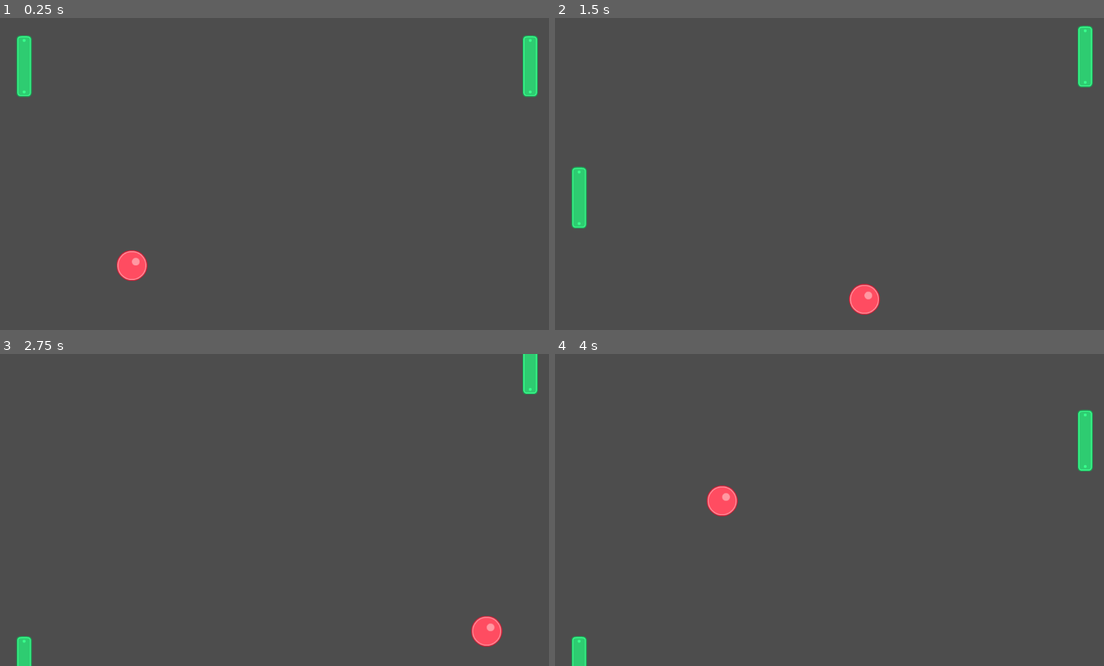
Above: before the commit, frames 1-4 (two rows, left to right).
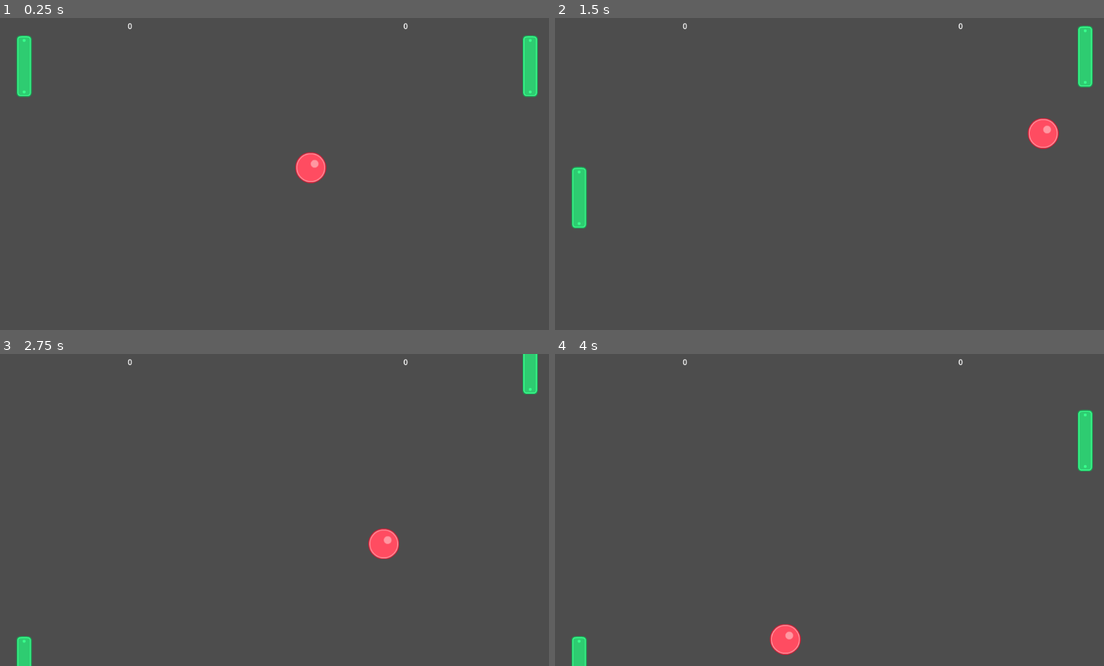
Above: after the commit, the same moments.

Repository: mgerhards/ponggd
Game: Godot game, scene res://pong.tscn
Two runs of this game, one before a commit and one after it. Both use one fixed random seed, a clock stepped at 60 frames per second and the inputs below.
Inputs:
- Up to frame 1 (0.25 s): no input
- Up to frame 2 (1.5 s): hold Up (ui_up) 0.53-1.28 s; hold S (p2_down) 0.53-1.28 s; hold Down (ui_down) from 1.28 s (still down); tap W (p2_up) at 1.35 s
- Up to frame 3 (2.75 s): release Down (ui_down) at 2.03 s; hold Up (ui_up) from 2.03 s (still down); hold S (p2_down) from 2.03 s (still down)
- Up to frame 4 (4 s): release S (p2_down) at 2.78 s; tap W (p2_up) at 2.85 s; release Up (ui_up) at 3.53 s; hold Down (ui_down) from 3.53 s (still down); hold S (p2_down) from 3.53 s (still down)

The runs differ from the first frame. In frame 1, 0.9% of the frame differs, in the area x 21-75%, y 1-85%; in frame 2, 0.9%, in the area x 23-92%, y 1-96%; in frame 3, 0.9%; in frame 4, 0.9%.

Commit message:
adds score labels

Diff:
--- a/pong.gd
+++ b/pong.gd
@@ -3,28 +3,37 @@
 @onready var ball := $Ball
 @onready var paddle_left := $PaddleLeft
 @onready var paddle_right := $PaddleRight
+@onready var p1ScoreLabel := $UI/P1ScoreLabel
+@onready var p2ScoreLabel := $UI/P2ScoreLabel
 
-var p1_score = 0
-var p2_score = 0
+var p1_score = -1
+var p2_score = -2
+
+
 
 func _process(_delta):
 	if ball.position.x < 0 or ball.position.x > get_viewport_rect().size.x:
 		reset_ball()
 
 func reset_ball():
+	print("Reset ball...")
 	ball.position = get_viewport_rect().size / 2
 	ball.direction = Vector2(-1 if randf() > 0.5 else 1, randf_range(-0.5, 0.5)).normalized()
+	print("Score: P1: %d P2: %d" % [p1_score, p2_score])
+	p1ScoreLabel.text = "%d" % p1_score
+	p2ScoreLabel.text = "%d" % p2_score
+
 
 
 func _on_wall_left_body_entered(body: Node2D) -> void:
-	if body.name == "ball":
-		p2_score += 1
-		print("Player 2 scores! Score:", p2_score)
-		reset_ball()
+	print("Point for P1 " + body.name)
+	p1_score += 1
+	print("Player 1 scores! Score:", p2_score)
+	reset_ball()
 
 
 func _on_wall_right_body_entered(body: Node2D) -> void:
-	if body.name == "ball":
-		p1_score += 1
-		print("Player 1 scores! Score:", p1_score)
-		reset_ball()
+	print("Point for P2 " + body.name)
+	p2_score += 1
+	print("Player 2 scores! Score:", p1_score)
+	reset_ball()
--- a/pong.tscn
+++ b/pong.tscn
@@ -6,6 +6,7 @@
 [ext_resource type="Script" uid="uid://bv7re056psrv7" path="res://paddle_left.gd" id="3_eipaa"]
 [ext_resource type="Texture2D" uid="uid://dsciig814ul8m" path="res://assets/block_narrow.png" id="3_pkvn5"]
 [ext_resource type="Script" uid="uid://dwmsyi3pkfl8n" path="res://paddle_right.gd" id="5_ludyb"]
+[ext_resource type="LabelSettings" uid="uid://jfdwod2e4sq6" path="res://score_label_settings.tres" id="7_trlu6"]
 
 [sub_resource type="CircleShape2D" id="CircleShape2D_pkvn5"]
 radius = 16.5076
@@ -91,5 +92,30 @@
 position = Vector2(-4, 323)
 shape = SubResource("RectangleShape2D_a6iag")
 
+[node name="UI" type="Control" parent="."]
+layout_mode = 3
+anchors_preset = 0
+offset_right = 40.0
+offset_bottom = 40.0
+
+[node name="P1ScoreLabel" type="Label" parent="UI"]
+layout_mode = 0
+offset_left = 265.0
+offset_top = 5.0
+offset_right = 275.0
+offset_bottom = 30.0
+text = "0"
+label_settings = ExtResource("7_trlu6")
+
+[node name="P2ScoreLabel" type="Label" parent="UI"]
+layout_mode = 0
+offset_left = 822.0
+offset_top = 5.0
+offset_right = 862.0
+offset_bottom = 28.0
+text = "0"
+label_settings = ExtResource("7_trlu6")
+horizontal_alignment = 1
+
 [connection signal="body_entered" from="Walls/WallLeft" to="." method="_on_wall_left_body_entered"]
 [connection signal="body_entered" from="Walls/WallRight" to="." method="_on_wall_right_body_entered"]
Not shown: 1 places in pong.tscn that only renumber resources
